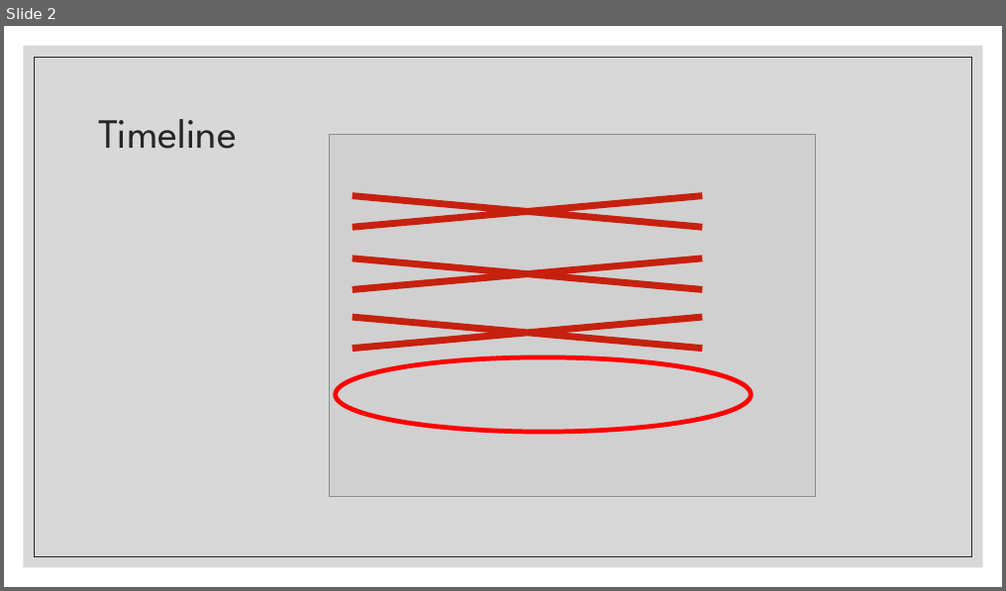
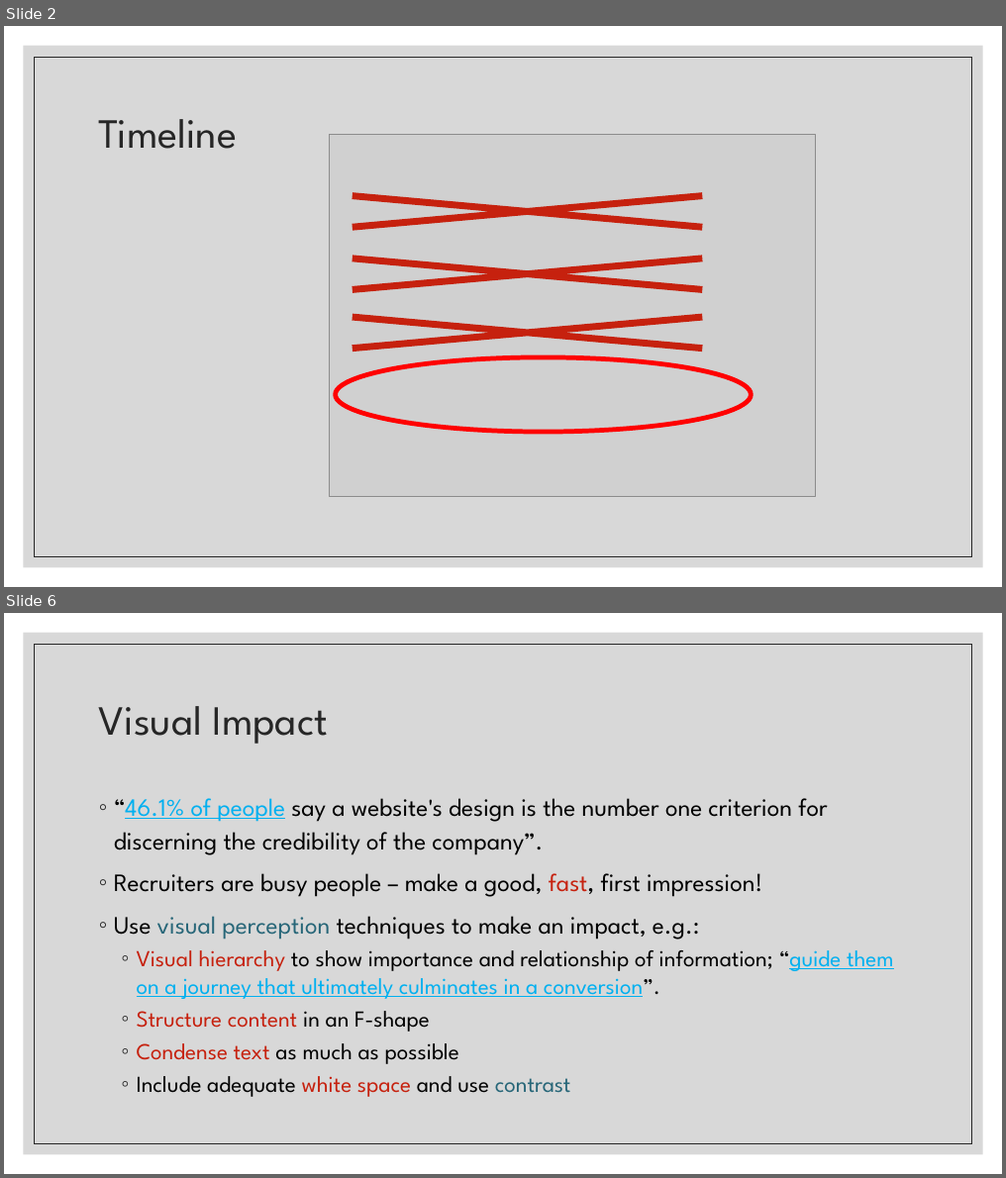
Before and after one commit to Falmouth-Games-Academy/COMP2x0-workshop-slides, a slide deck: COMP2x0-portfolio-workshop-07.pptx. Shown one above the other, each under a label of ours: slide 2 before the commit, slides 2 and 6 after it; the slides between them are not shown. The pictures are 1006x591 and 1006x1178 pixels, drawn with LibreOffice and Linux fonts; fonts in the diff are those of the drawing; grey boxes stand for pictures. Boxes give left, top, right and bottom in pixels: in the first picture for what was removed or moved away, otherwise in the second. Text is boxed around its words. In the diff, an @@ line names an element or a change of style, - is before the commit and + after.

```diff
--- a/COMP2x0-portfolio-workshop-07.pptx
+++ b/COMP2x0-portfolio-workshop-07.pptx
@@ slide 6 added at (4,613,1002,1174), background #FFFFFF; not listed: 2 template elements that a slide beside it also shows @@
@@ title added at (99,706,328,744), 40 pt, text #262626 @@
+Visual Impact
@@ text added at (114,798,894,1097), 22 pt, text #000000 @@
+◦ “46.1% of people say a website's design is the number one criterion for discerning the credibility of the company”.
+◦ Recruiters are busy people – make a good, fast, first impression!
+◦ Use visual perception techniques to make an impact, e.g.:
+  ◦ Visual hierarchy to show importance and relationship of information; “guide them on a journey that ultimately culminates in a conversion”.
+  ◦ Structure content in an F-shape
+  ◦ Condense text as much as possible
+  ◦ Include adequate white space and use contrast
```
Also in this commit, not shown: 1 slide changed, 8 other slides added, 9 slides removed, 1 other file.
